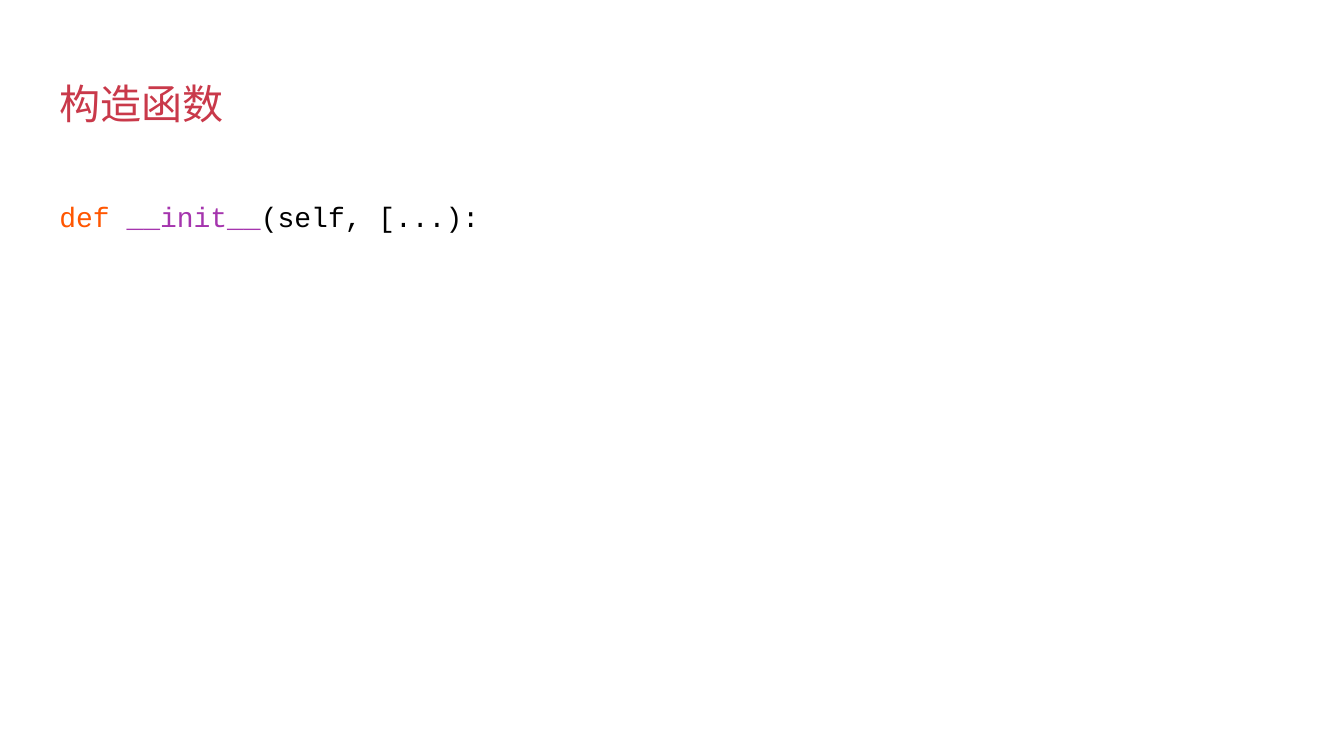
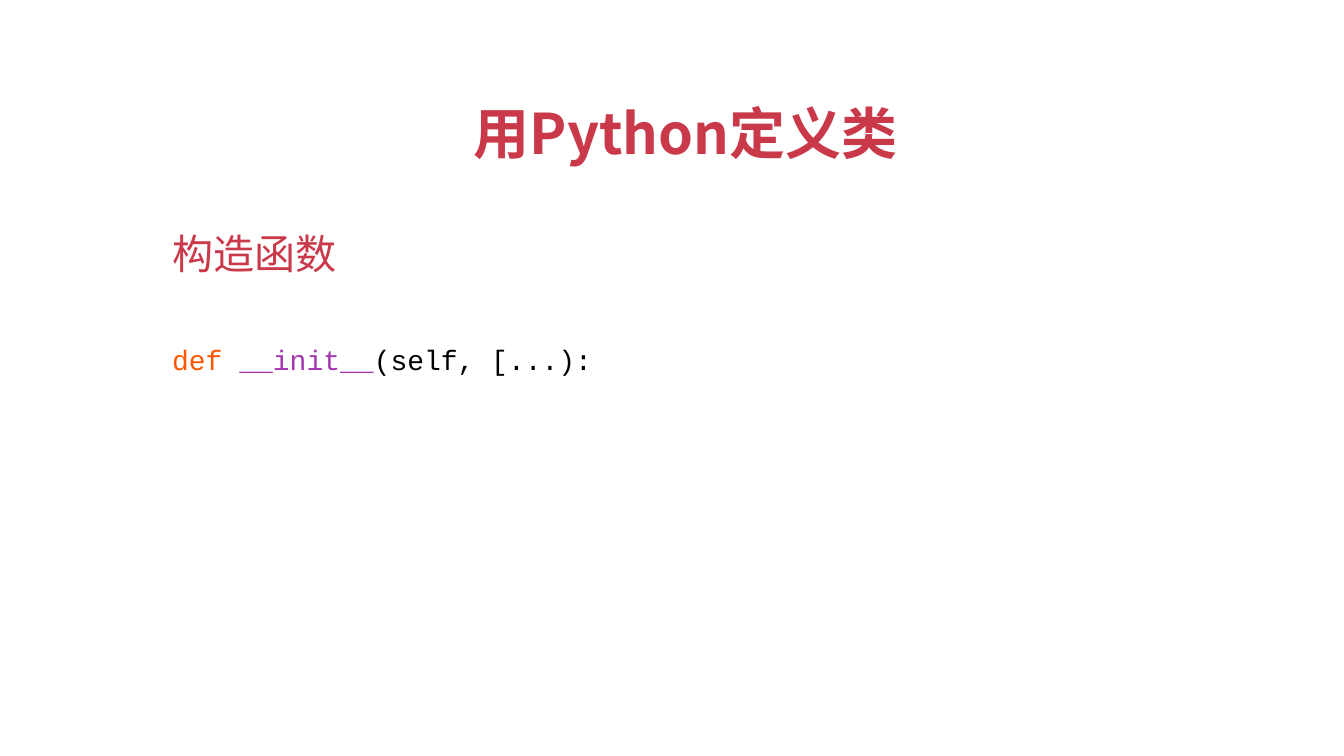
Before and after one commit to albert-feng/Python_OOP, a slide deck: slide 3 of ppt/3.1-用Python新建类.pptx. Drawn at 1344x756 pixels with LibreOffice and Linux fonts; fonts in the diff are those of the drawing. Boxes give left, top, right and bottom in pixels: in the first picture for what was removed or moved away, otherwise in the second. Text is boxed around its words. In the diff, an @@ line names an element or a change of style, - is before the commit and + after.

```diff
--- a/ppt/3.1-用Python新建类.pptx
+++ b/ppt/3.1-用Python新建类.pptx
@@ text added at [474, 106, 898, 167], 30 pt, text #C9394A, bold @@
+用Python定义类
@@ title "构造函数": place and size @@
-title "构造函数" at [59, 84, 223, 123]
+title "构造函数" at [172, 234, 336, 273]
@@ text "def __init__(self, [...):": place and size @@
-text "def __init__(self, [...):" at [59, 207, 362, 233]
+text "def __init__(self, [...):" at [172, 350, 474, 376]
```
Also in this commit, not shown: 4 other slides changed, 4 other files.
